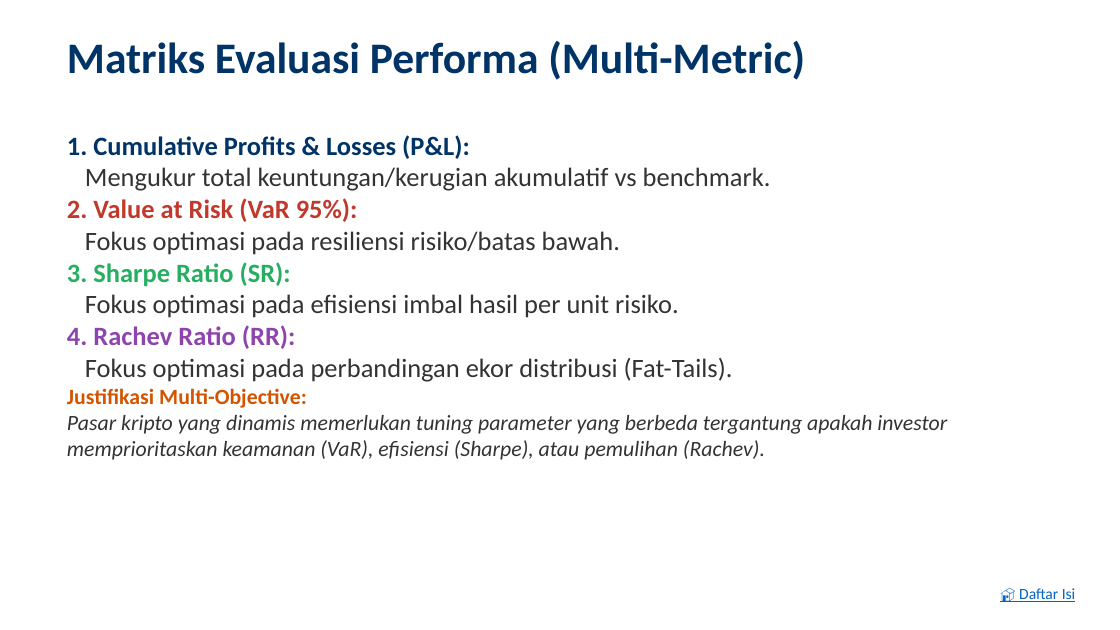
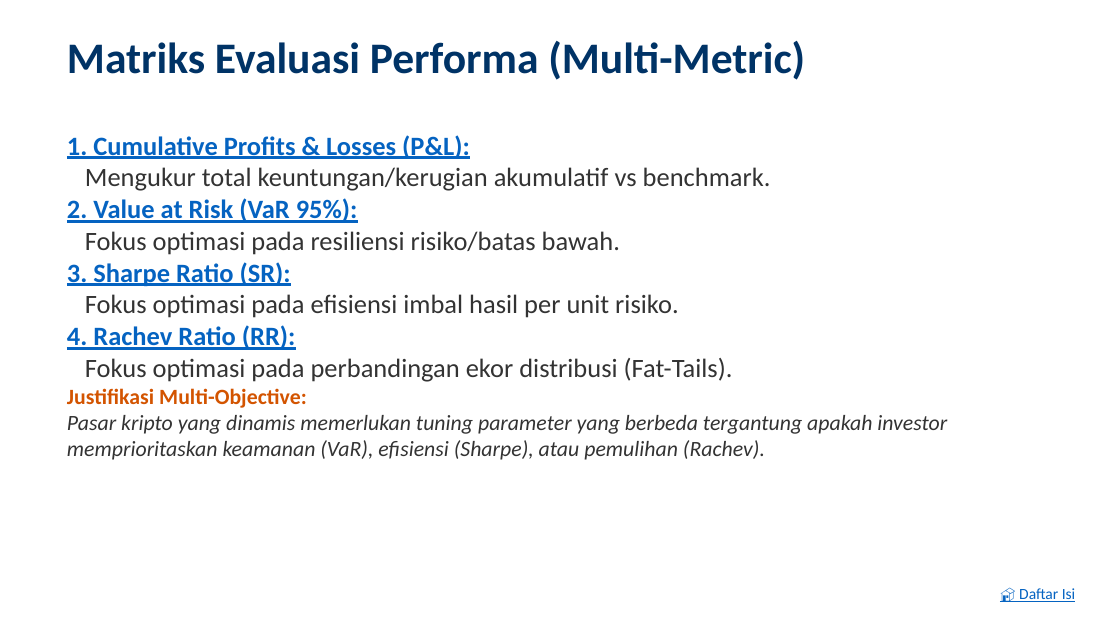
Before and after one commit to ragilrojo/RepoThesis, a slide deck: slide 16 of Presentasi_Proposal_Update.pptx. Drawn at 1120x630 pixels with LibreOffice and Linux fonts; fonts in the diff are those of the drawing. Boxes give left, top, right and bottom in pixels: in the first picture for what was removed or moved away, otherwise in the second. Text is boxed around its words. In the diff, an @@ line names an element or a change of style, - is before the commit and + after.

```diff
--- a/Presentasi_Proposal_Update.pptx
+++ b/Presentasi_Proposal_Update.pptx
@@ text at (67,135,470,350): text colour #003366 to #0563C1 in "1. Cumulative Profits & Losses (P&L):"; underline on in "1. Cumulative Profits & Losses (P&L):", "2. Value at Risk (VaR 95%):", "3. Sharpe Ratio (SR):", "4. Rachev Ratio (RR):"; text colour #C0392B to #0563C1 in "2. Value at Risk (VaR 95%):"; text colour #27AE60 to #0563C1 in "3. Sharpe Ratio (SR):"; text colour #8E44AD to #0563C1 in "4. Rachev Ratio (RR):" @@
```
Also in this commit, not shown: 1 other file.
